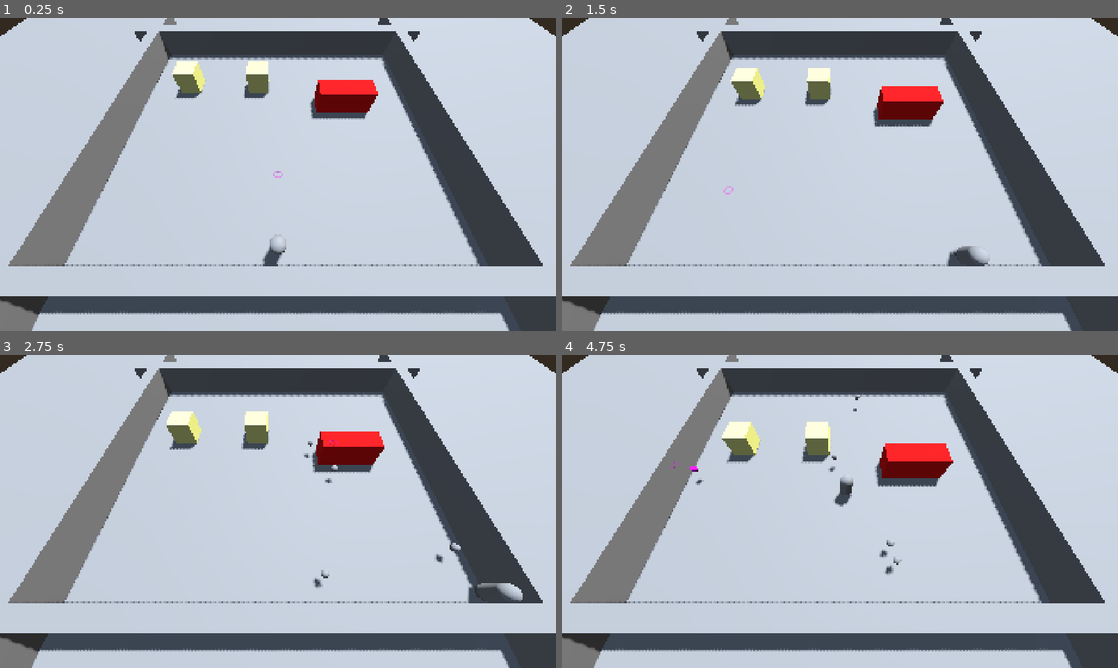
Above: before the commit, frames 1-4 (two rows, left to right).
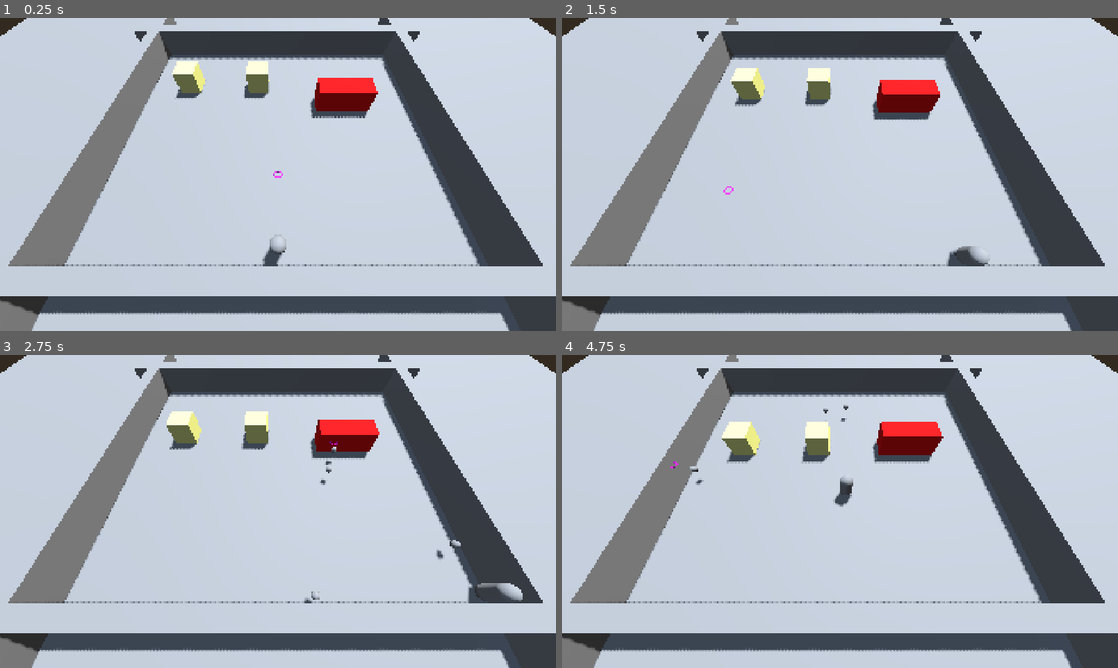
Above: after the commit, the same moments.

Repository: AndyDalaimo/godot_polymorphism_example
Game: Godot game, scene res://scenes/main.tscn
The game is run twice, just before and just after one commit, with the same random seed, the same clock (stepped at 60 frames per second) and the same inputs.
Inputs (mouse positions are in pixels of both pictures, inside the frame that each line leads up to):
- Up to frame 1 (0.25 s): no input
- Up to frame 2 (1.5 s): tap Enter (ui_accept) at 0.5, 0.77 s; move the mouse to (962, 158) at 0.52 s; hold D (Right) 0.53-1.28 s; hold Mouse wheel down (CameraZoomDown) 0.53-1.28 s; move the mouse to (728, 190) at 1.27 s; hold S (Down) from 1.28 s (still down); tap Mouse wheel up (CameraZoomUp) at 1.35 s
- Up to frame 3 (2.75 s): tap Enter (ui_accept) at 1.52 s; move the mouse to (333, 442) at 2.02 s; release S (Down) at 2.03 s; hold D (Right) from 2.03 s (still down); hold Space (Shoot) from 2.03 s (still down)
- Up to frame 4 (4.75 s): move the mouse to (812, 574) at 2.77 s; release D (Right) at 2.78 s; release Space (Shoot) at 2.78 s; hold W (Up) 2.78-3.53 s; tap Mouse wheel down (CameraZoomDown) at 2.85 s; tap Enter (ui_accept) at 3.02, 3.77, 4.52 s; move the mouse to (1006, 558) at 3.52 s; hold Mouse wheel up (CameraZoomUp) 3.53-4.28 s; hold A (Left) from 3.53 s (still down); move the mouse to (673, 464) at 4.27 s; tap Space (Shoot) at 4.35 s

The runs differ from the first frame. In frame 1, 0.3% of the frame differs, in the area x 49-68%, y 19-52%; in frame 2, 1.0%; in frame 3, 1.9%; in frame 4, 2.7%, in the area x 19-71%, y 12-71%.

Commit message:
Getting Ready for Class Example
Overriding functions in derived classes

Example to show:
Create new Ball from Script with overridden functions
Create new Enemy from inherited scene. Change a few values and aesthetic changes

Diff:
--- a/polymorphism-example/scenes/enemies/enemy/enemy.tscn
+++ b/polymorphism-example/scenes/enemies/enemy/enemy.tscn
@@ -9,7 +9,7 @@
 bounce = 1.0
 
 [sub_resource type="BoxShape3D" id="BoxShape3D_rm7t1"]
-size = Vector3(2, 2, 2)
+size = Vector3(2.5177002, 2, 2)
 
 [sub_resource type="StandardMaterial3D" id="StandardMaterial3D_tbgi4"]
 albedo_color = Color(1, 1, 0.5764706, 1)
@@ -59,6 +59,6 @@
 unique_name_in_owner = true
 base_damage = 5.0
 
-[connection signal="body_entered" from="CollisionArea" to="." method="_on_collision_area_body_entered"]
+[connection signal="body_entered" from="CollisionArea" to="DamageableComponent" method="_on_collision_area_body_entered"]
 
 [editable path="DamageableComponent"]
--- a/polymorphism-example/scenes/enemies/enemy_large.tscn
+++ b/polymorphism-example/scenes/enemies/enemy_large.tscn
@@ -3,10 +3,7 @@
 [ext_resource type="PackedScene" uid="uid://bv6sckggd6l8p" path="res://scenes/enemies/enemy/enemy.tscn" id="1_kftyx"]
 
 [sub_resource type="BoxShape3D" id="BoxShape3D_kftyx"]
-size = Vector3(5.1, 2.1, 2.1)
-
-[sub_resource type="BoxShape3D" id="BoxShape3D_5v1eo"]
-size = Vector3(5.1, 2.1, 2.1)
+size = Vector3(5, 2, 2)
 
 [sub_resource type="StandardMaterial3D" id="StandardMaterial3D_tlt5d"]
 albedo_color = Color(1, 0, 0, 1)
@@ -15,15 +12,20 @@
 material = SubResource("StandardMaterial3D_tlt5d")
 size = Vector3(5, 2, 2)
 
+[sub_resource type="BoxShape3D" id="BoxShape3D_rinfa"]
+size = Vector3(5.2, 2.2, 2.2)
+
 [node name="Enemy_Large" unique_id=768984695 instance=ExtResource("1_kftyx")]
+movement_speed = 0.2
 
-[node name="DamageableComponent_CollisionArea#CollisionShape3D" type="CollisionShape3D" parent="." index="0" unique_id=1028938486]
+[node name="CollisionShape3D" parent="." index="0" unique_id=93350935]
+transform = Transform3D(1, 0, 0, 0, 1, 0, 0, 0, 1, -0.0072774887, 0, 0)
 shape = SubResource("BoxShape3D_kftyx")
 
-[node name="DamageableComponent_CollisionArea#CollisionShape3D2" type="CollisionShape3D" parent="." index="1" unique_id=93350935]
-shape = SubResource("BoxShape3D_5v1eo")
-
-[node name="MeshInstance3D" parent="." index="2" unique_id=1247479198]
+[node name="MeshInstance3D" parent="." index="1" unique_id=1247479198]
 mesh = SubResource("BoxMesh_rinfa")
 
+[node name="CollisionShape3D" parent="CollisionArea" parent_id_path=PackedInt32Array(1731440727) index="0" unique_id=640737840]
+shape = SubResource("BoxShape3D_rinfa")
+
 [editable path="DamageableComponent"]
--- a/polymorphism-example/scenes/main.tscn
+++ b/polymorphism-example/scenes/main.tscn
@@ -36,7 +36,7 @@
 
 [sub_resource type="StandardMaterial3D" id="StandardMaterial3D_jyhfs"]
 transparency = 1
-albedo_color = Color(1, 0, 1, 0.32941177)
+albedo_color = Color(1, 0, 1, 0.80784315)
 
 [node name="Main" type="Node3D" unique_id=1896153206]
 
@@ -82,7 +82,7 @@
 transform = Transform3D(1, 0, 0, 0, 1, 0, 0, 0, 1, 3.0914283, 0.6106844, -5.015105)
 
 [node name="SpecialBall" parent="." unique_id=827581789 instance=ExtResource("4_tbgi4")]
-transform = Transform3D(1, 0, 0, 0, 1, 0, 0, 0, 1, -2.4610343, 0, -5.4358335)
+transform = Transform3D(1, 0, 0, 0, 1, 0, 0, 0, 1, -2.4610343, 1.316966, -5.4358335)
 
 [node name="LevelBounds_0" type="MeshInstance3D" parent="." unique_id=11236957]
 transform = Transform3D(31.836, 0, 0, 0, 2.875, 0, 0, 0, 1.205, -0.09799576, 1.0298386, 1.6695988)
--- a/polymorphism-example/scenes/player/player.tscn
+++ b/polymorphism-example/scenes/player/player.tscn
@@ -36,7 +36,7 @@
 
 [node name="BallSpawnLoc" type="Node3D" parent="." unique_id=1345232023]
 unique_name_in_owner = true
-transform = Transform3D(1, 0, 0, 0, 1, 0, 0, 0, 1, 0, 0, -1.171544)
+transform = Transform3D(1, 0, 0, 0, 1, 0, 0, 0, 1, 0, 0, -1.3307102)
 
 [node name="HealthComponent" parent="." unique_id=2007404961 node_paths=PackedStringArray("parent") instance=ExtResource("2_dovo2")]
 parent = NodePath("..")
--- a/polymorphism-example/scenes/world_items/Balls/SpecialBalls/ball_special.tscn
+++ b/polymorphism-example/scenes/world_items/Balls/SpecialBalls/ball_special.tscn
@@ -2,14 +2,18 @@
 
 [ext_resource type="PackedScene" uid="uid://dpcvulalpx3fb" path="res://scenes/world_items/Balls/ball.tscn" id="1_rpbf5"]
 [ext_resource type="Script" uid="uid://caahngwfgal7e" path="res://src/special_ball.gd" id="2_ikdw6"]
+
+[sub_resource type="SphereShape3D" id="SphereShape3D_ikdw6"]
+radius = 0.25
 
 [sub_resource type="StandardMaterial3D" id="StandardMaterial3D_fof11"]
 albedo_color = Color(1, 0, 1, 1)
 
 [node name="SpecialBall" unique_id=833958440 instance=ExtResource("1_rpbf5")]
 script = ExtResource("2_ikdw6")
-damage_type = 0
-damage = 5.0
+
+[node name="CollisionShape3D" parent="." index="0" unique_id=1007522138]
+shape = SubResource("SphereShape3D_ikdw6")
 
 [node name="MeshInstance3D" parent="." index="1" unique_id=2003858166]
 surface_material_override/0 = SubResource("StandardMaterial3D_fof11")
--- a/polymorphism-example/src/ball.gd
+++ b/polymorphism-example/src/ball.gd
@@ -21,7 +21,6 @@
 	pass
 
 ## Base SHOOT function that will be inherited by child classes
-## Child instances will handle logic for _secondary_shoot if implemented
 func _shoot(start_loc: Vector3, loc: Vector2, impulse_str: float) -> void:
 	%ResetTimer.start()
 	visible = true
@@ -29,7 +28,6 @@
 	var imp_direction = global_position.direction_to(Vector3(loc.x, 0.0, loc.y))
 	var impulse = imp_direction * impulse_str
 	apply_central_impulse(impulse)
-	_secondary_shoot()
 
 func _reset(loc: Vector3) -> void:
 	if !%ResetTimer.is_stopped(): ## This will call only if ball is reset before timer triggered
@@ -45,9 +43,6 @@
 func set_can_shoot(value: bool) -> void:
 	can_shoot = value
 
-## virtual function to be overridden in child classes
-func _secondary_shoot() -> void:
-	pass
 
 ## Reset ball after time out. This will be ignored if
 func _on_reset_timer_timeout() -> void:
--- a/polymorphism-example/src/components/damage_component.gd
+++ b/polymorphism-example/src/components/damage_component.gd
@@ -8,7 +8,6 @@
 func _ready() -> void:
 	pass # Replace with function body.
 
-
 # Called every frame. 'delta' is the elapsed time since the previous frame.
 func _process(_delta: float) -> void:
 	pass
--- a/polymorphism-example/src/enemy.gd
+++ b/polymorphism-example/src/enemy.gd
@@ -5,7 +5,9 @@
 @export var damageable_comp: DamageableComponent
 @export var damage_comp: DamageComponent
 
+@export var movement_speed: float = 0.8
 @onready var mesh: MeshInstance3D = %MeshInstance3D
+
 
 # Called when the node enters the scene tree for the first time.
 func _ready() -> void:
@@ -14,13 +16,13 @@
 
 # Called every frame. 'delta' is the elapsed time since the previous frame.
 func _process(_delta: float) -> void:
-	linear_velocity.z = 0.8
+	linear_velocity.z = movement_speed
 	pass
 
-func _on_collision_area_body_entered(body: Node3D) -> void:
-	if body is Ball:
-		print("DO DAMAGE")
-		if health_comp:
-			health_comp._reduce_health(body.damage_comp._on_damage())
-	if body is SpecialBall: ## TESTING
-		print("This is a Special Ball doing damage")
+#func _on_collision_area_body_entered(body: Node3D) -> void:
+	#if body is Ball:
+		#print("DAMAGED")
+		#if health_comp:
+			#health_comp._reduce_health(body.damage_comp._on_damage())
+	#if body is SpecialBall: ## TESTING
+		#print("This is a Special Ball doing damage")
--- a/polymorphism-example/src/special_ball.gd
+++ b/polymorphism-example/src/special_ball.gd
@@ -5,14 +5,12 @@
 func _ready() -> void:
 	pass # Replace with function body.
 
-# Called every frame. 'delta' is the elapsed time since the previous frame.
-#func _process(delta: float) -> void:
-	#pass
 
 ## Overridden function from parent class
-func _secondary_shoot() -> void:
+## Calls parent shoot then calls any secondary, special action to be performed
+func _shoot(start_loc: Vector3, loc: Vector2, impulse_str: float) -> void:
+	super(start_loc, loc, impulse_str)
 	print("This is the secondary action for a 'Special Ball'")
-	pass
 
 ## -------------------------------------------------------------------
 ## Secondary actions to be overridden by child classes (Special Balls)
--- a/polymorphism-example/src/utils.gd
+++ b/polymorphism-example/src/utils.gd
@@ -5,6 +5,8 @@
 
 # Called when the node enters the scene tree for the first time.
 func _ready() -> void:
+	Input.mouse_mode = Input.MOUSE_MODE_HIDDEN ## Hide mouse Cursor
+
 	pass # Replace with function body.
 
 
